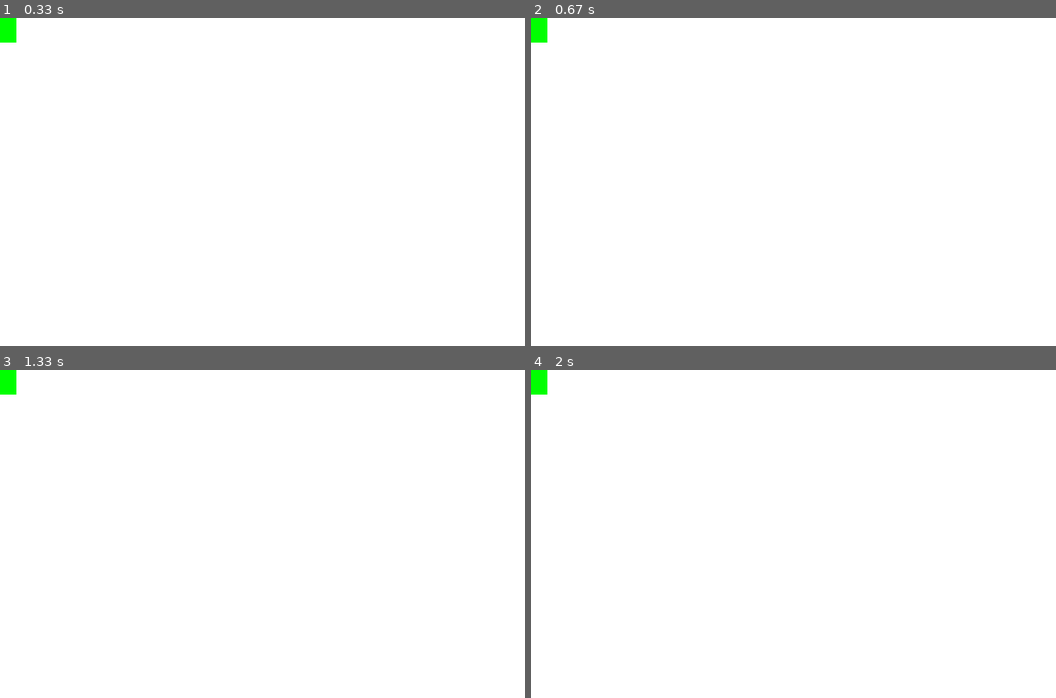
Above: before the commit, frames 1-4 (two rows, left to right).
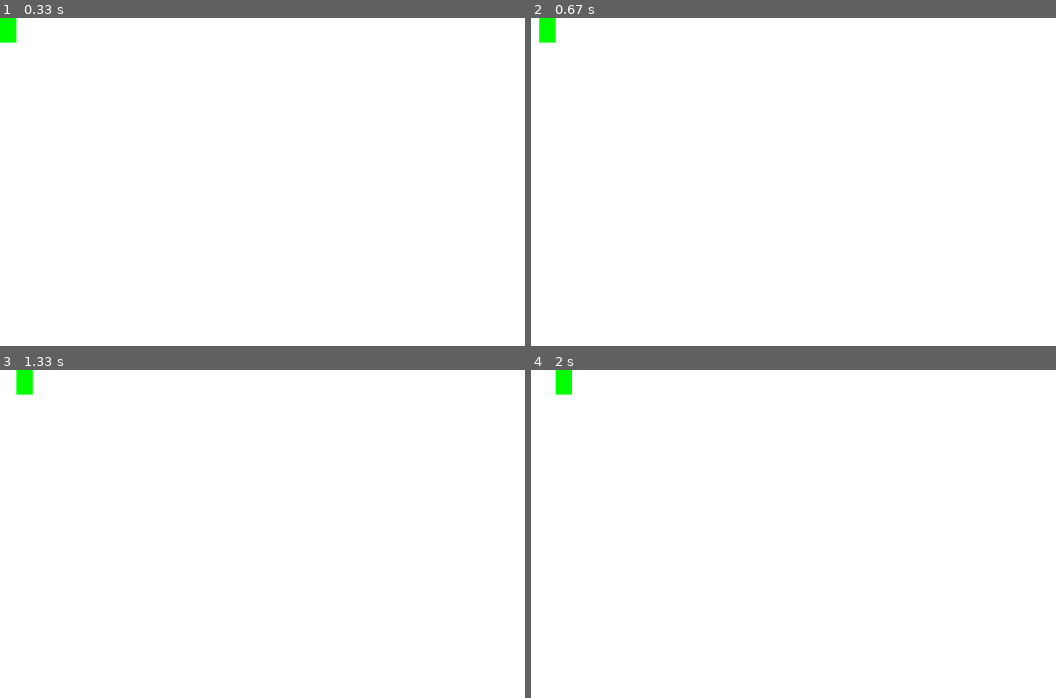
Above: after the commit, the same moments.

Repository: Coin-CodingPeople/pygame
Game: pygame game, started from main.py
The game is run twice, just before and just after one commit, with the same random seed, the same clock (stepped at 60 frames per second) and the same inputs.
Inputs:
- Up to frame 1 (0.33 s): no input
- Up to frame 2 (0.67 s): hold Right from 0.33 s (still down)
- Up to frame 3 (1.33 s): release Right at 0.8 s; hold Right 0.83-1.3 s
- Up to frame 4 (2 s): hold Right 1.33-1.97 s

Frame 1 is identical in both runs. In frame 2, 0.2% of the frame differs, in the area x 0-5%, y 0-8%; in frame 3, 0.5%, in the area x 0-7%, y 0-8%; in frame 4, 0.5%.

Commit message:
Let's Move!

Diff:
--- a/Car.py
+++ b/Car.py
@@ -15,3 +15,6 @@
 
         # pygame에서 사용될 이미지 데이터를 rect 변수에 저장한다
         self.rect = self.image.get_rect()
+
+    def moveRight(self):
+        self.rect.x += 10
--- a/main.py
+++ b/main.py
@@ -2,8 +2,6 @@
 from Car import Car
 
  # 우리의 어플리케이션!
-
-
 class App:
     # 게임 내부 초기화 이전에 해야할 작업들
     def __init__(self):
@@ -48,6 +46,9 @@
     def on_event(self, event):
         if event.type == pygame.QUIT:
             self.running = False
+        elif event.type==pygame.KEYDOWN:
+            if event.key==pygame.K_RIGHT:
+                self.playerCar.moveRight()
 
     # 매 반복시마다 해야할 작업들
     def on_loop(self):
@@ -56,6 +57,9 @@
 
     # 화면을 보여줄 때 마다 해야할 작업들
     def on_render(self):
+        # 바탕그리기
+        self.screen.fill((255, 255, 255))
+
         # 게임의 sprite들을 screen에 그린다
         self.sprites.draw(self.screen)
 
